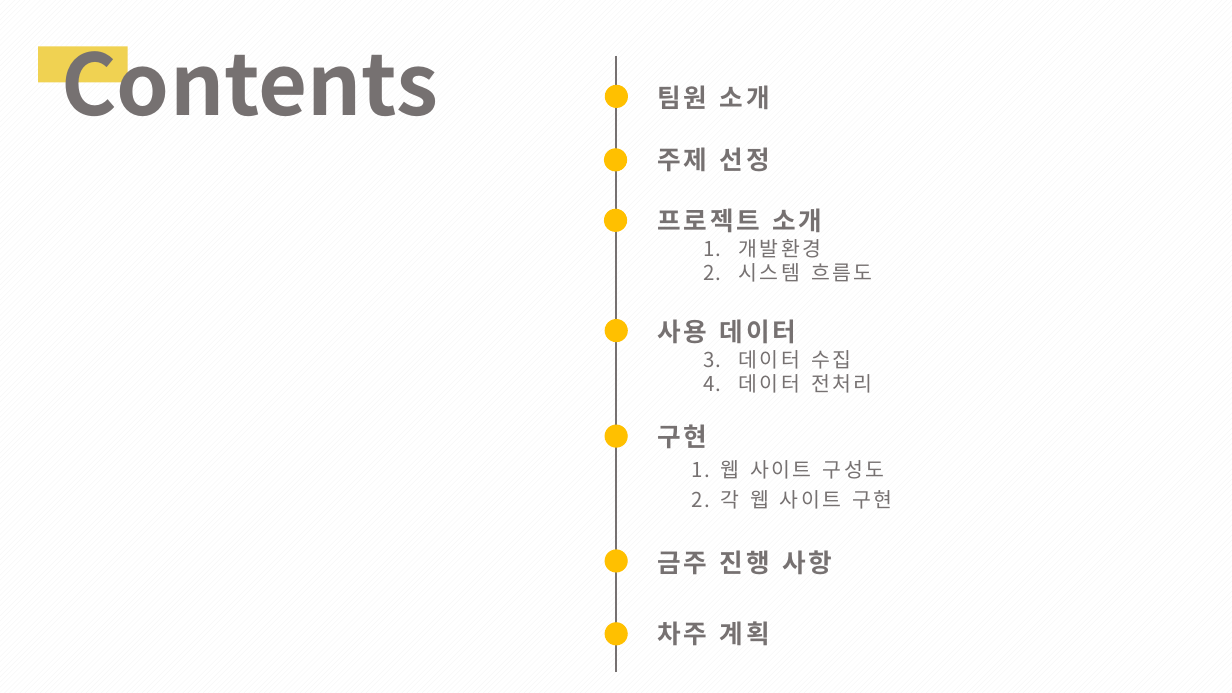
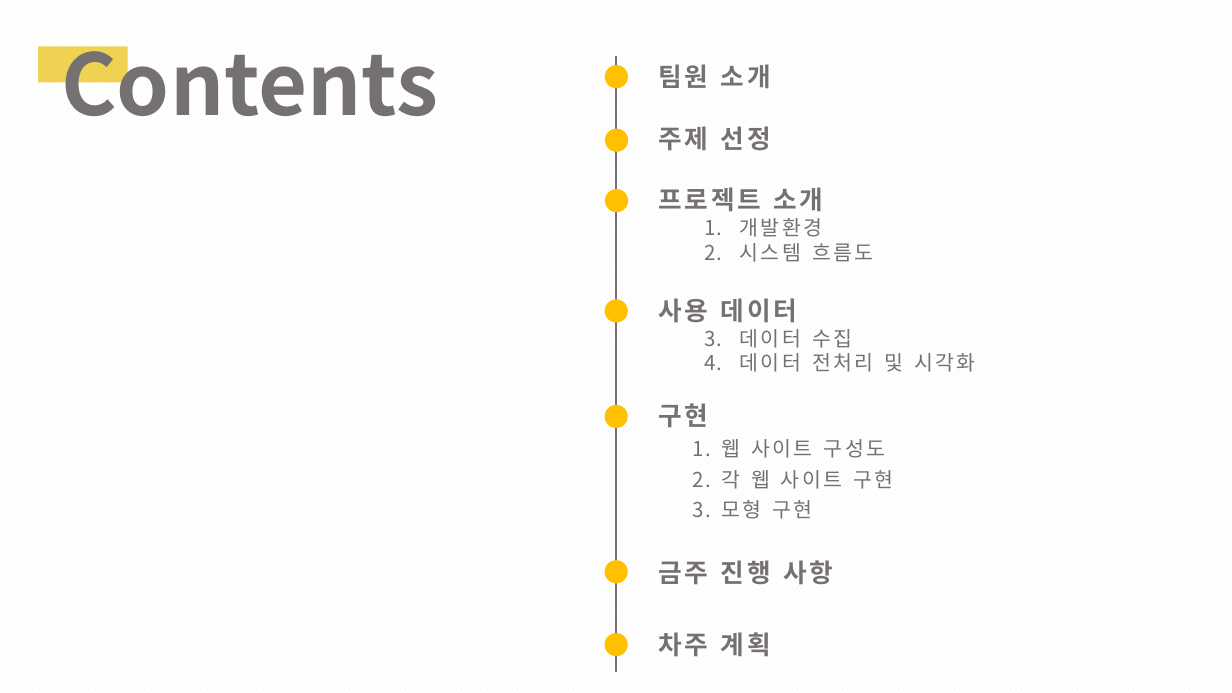
Before and after one commit to 1team-CapstonDesign1/weekly_Report, a slide deck: slide 2 of Week_11/1조_11주차_cd_발표PPT.pptx. Drawn at 1232x693 pixels with LibreOffice and Linux fonts; fonts in the diff are those of the drawing. Boxes give left, top, right and bottom in pixels: in the first picture for what was removed or moved away, otherwise in the second. Text is boxed around its words. In the diff, an @@ line names an element or a change of style, - is before the commit and + after.

```diff
--- a/Week_11/1조_11주차_cd_발표PPT.pptx
+++ b/Week_11/1조_11주차_cd_발표PPT.pptx
@@ text "팀원 소개" moved from (x1=658, y1=85, x2=892, y2=645) to (x1=659, y1=64, x2=976, y2=656) @@
@@ 5 ellipses moved together from (x1=604, y1=85, x2=628, y2=447) to (x1=604, y1=65, x2=628, y2=428) @@
@@ text at (x1=740, y1=353, x2=976, y2=372): text changed @@
-  2. 데이터 전처리
+  2. 데이터 전처리 및 시각화
@@ text at (x1=692, y1=500, x2=813, y2=519): paragraph added @@
+3. 모형 구현
@@ ellipse moved from (x1=604, y1=550, x2=628, y2=573) to (x1=604, y1=560, x2=628, y2=583) @@
@@ ellipse moved from (x1=604, y1=622, x2=628, y2=645) to (x1=604, y1=633, x2=628, y2=656) @@
```
Also in this commit, not shown: 21 other slides changed, 3 slides added, 1 slide removed.
